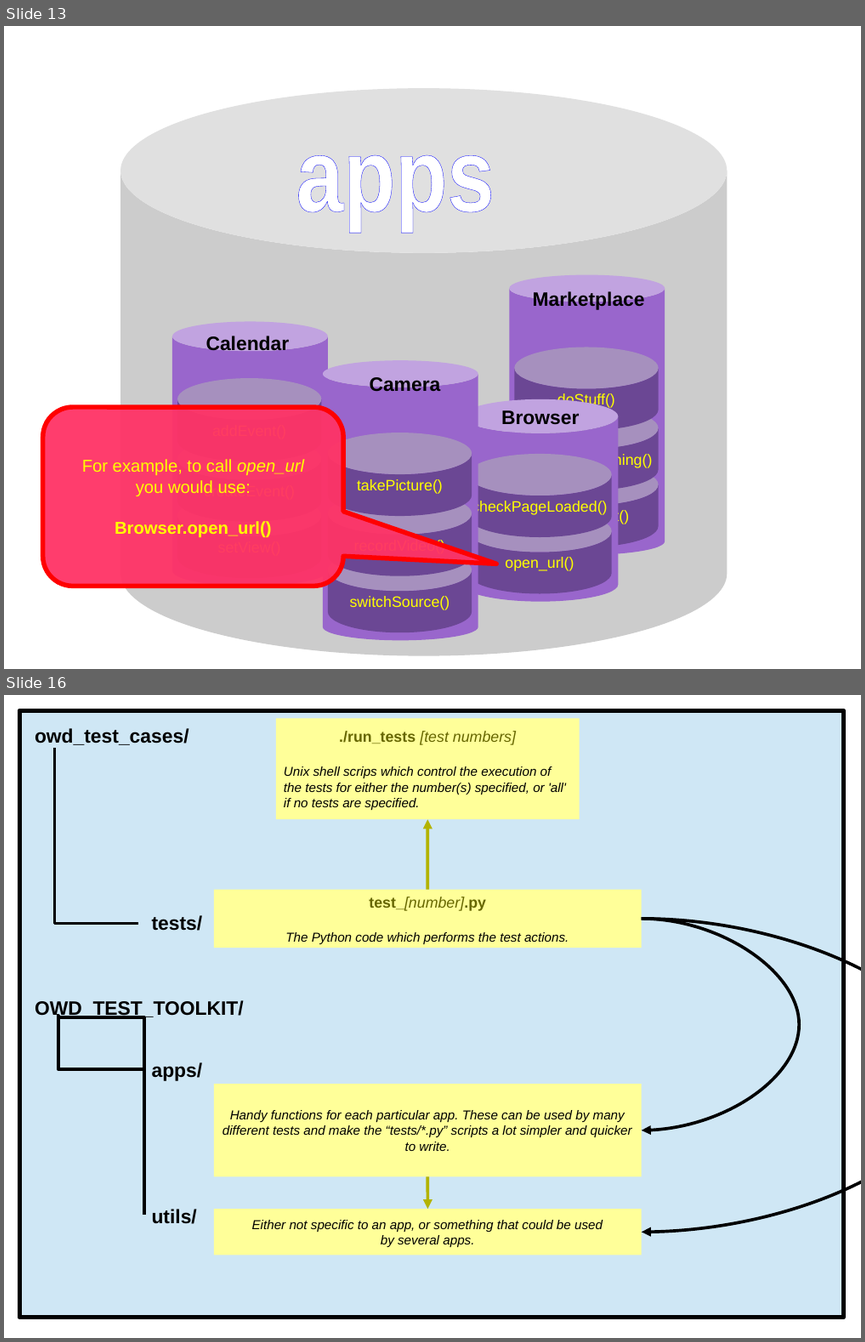
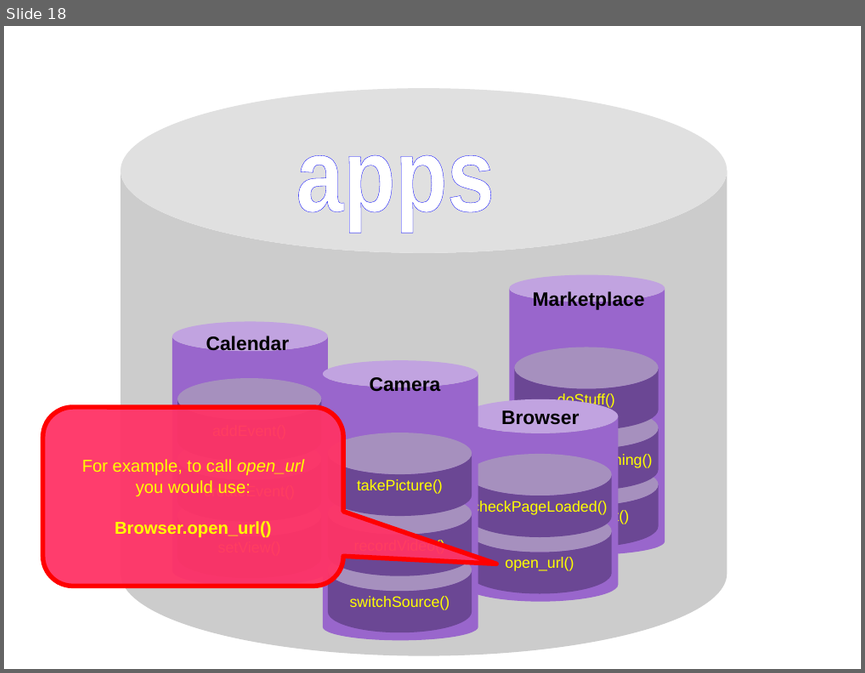
Before and after one commit to owdqa/OWD_TEST_TOOLKIT, a slide deck: Docs/Overview tech.odp. Shown one above the other, each under a label of ours: slides 13 and 16 before the commit, slide 18 after it; the slides between them are not shown. The pictures are 865x1342 and 865x673 pixels, drawn with LibreOffice and Linux fonts; fonts in the diff are those of the drawing. Boxes give left, top, right and bottom in pixels: in the first picture for what was removed or moved away, otherwise in the second. Text is boxed around its words. In the diff, an @@ line names an element or a change of style, - is before the commit and + after.

```diff
--- a/Docs/Overview tech.odp
+++ b/Docs/Overview tech.odp
@@ slide 16 removed at bbox=[4, 695, 861, 1338], background #FFFFFF @@
@@ rectangle removed at bbox=[19, 710, 844, 1317] @@
@@ rectangle removed at bbox=[276, 718, 579, 819] @@
-./run_tests [test numbers]
-Unix shell scrips which control the execution of the tests for either the number(s) specified, or 'all' if no tests are specified.
@@ text removed at bbox=[35, 728, 189, 745] @@
-owd_test_cases/
@@ elbow line removed from (54, 748) to (138, 923) @@
@@ curved arrow removed from (428, 890) to (428, 819) @@
@@ rectangle removed at bbox=[214, 890, 642, 947] @@
-test_[number].py
-The Python code which performs the test actions.
@@ text removed at bbox=[152, 915, 203, 930] @@
-tests/
@@ curved arrow removed from (642, 919) to (642, 1130) @@
@@ curved arrow removed from (642, 919) to (642, 1231) @@
@@ text removed at bbox=[35, 1000, 244, 1020] @@
-OWD_TEST_TOOLKIT/
@@ elbow line removed from (57, 1016) to (144, 1069) @@
@@ elbow line removed from (58, 1018) to (144, 1214) @@
@@ text removed at bbox=[152, 1062, 203, 1081] @@
-apps/
@@ rectangle removed at bbox=[214, 1083, 642, 1176] @@
-Handy functions for each particular app. These can be used by many different tests and make the “tests/*.py” scripts a lot simpler and quicker to write.
@@ arrow removed from (428, 1176) to (428, 1209) @@
@@ text removed at bbox=[152, 1208, 197, 1224] @@
-utils/
@@ rectangle removed at bbox=[214, 1209, 642, 1255] @@
-Either not specific to an app, or something that could be used
-by several apps.
@@ what was slide 13 is now slide 18 @@
```
Also in this commit, not shown: 7 slides changed, 4 slides added, 4 other files.
